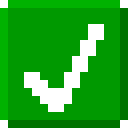
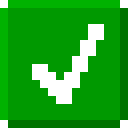
Revision of a layered w=128, h=128 image; what changed, layer by layer:
painted on "Background" over [24, 64, 64, 112]
